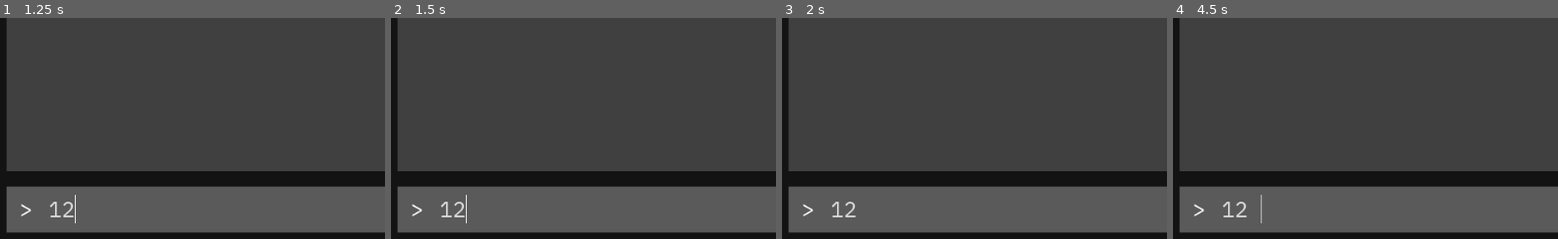
Above: before the commit, frames 1-4 (left to right).
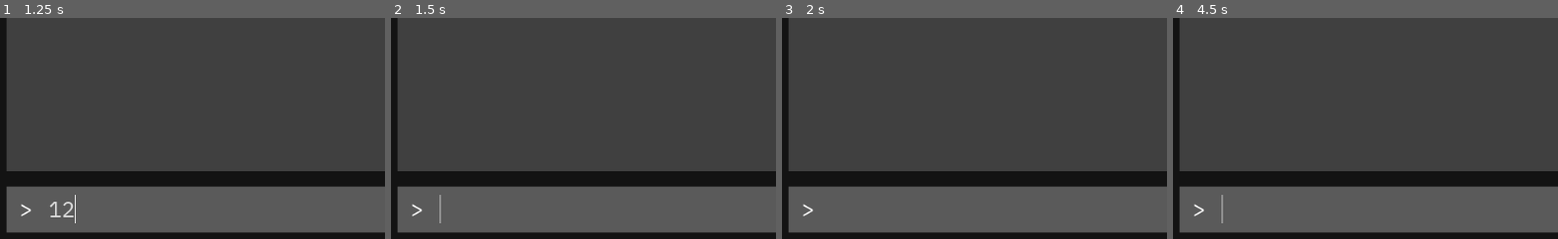
Above: after the commit, the same moments.

Repository: jgrimes10/text-adventure-tutorial
Game: Godot game, scene res://Game.tscn
The game is run twice, just before and just after one commit, with the same random seed, the same clock (stepped at 60 frames per second) and the same inputs.
Inputs (mouse positions are % of the whole screen's width and height, from its top left):
- Up to frame 1 (1.25 s): click (53, 93) at 0.52 s; type "12" at 0.6 s
- Up to frame 2 (1.5 s): tap Enter at 1.25 s
- Up to frame 3 (2 s): no input
- Up to frame 4 (4.5 s): tap Space at 3.5 s; tap Enter at 4.25 s
The pictures show only the part of the screen within x 0-50%, y 50-100%; the shares and areas given below are measured in that part.

Frame 1 is identical in both runs. In frame 2, 0.3% of the frame differs, in the area x 12-20%, y 80-93%; in frame 3, 0.2%; in frame 4, 0.3%.

Commit message:
Add ability to enter text and fire event with what was entered. Clear the input field when text is entered

Diff:
--- /dev/null
+++ b/Game.gd
@@ -0,0 +1,5 @@
+extends Control
+
+
+func _on_Input_text_entered(new_text: String) -> void:
+	print(new_text)
--- a/Game.tscn
+++ b/Game.tscn
@@ -1,7 +1,8 @@
-[gd_scene load_steps=8 format=2]
+[gd_scene load_steps=9 format=2]
 
 [ext_resource path="res://Input.gd" type="Script" id=1]
 [ext_resource path="res://fonts/font_resources/plex_mono_28.tres" type="DynamicFont" id=2]
+[ext_resource path="res://Game.gd" type="Script" id=3]
 
 [sub_resource type="StyleBoxFlat" id=1]
 bg_color = Color( 0.0784314, 0.0784314, 0.0784314, 1 )
@@ -19,6 +20,10 @@
 [node name="Game" type="Control"]
 anchor_right = 1.0
 anchor_bottom = 1.0
+script = ExtResource( 3 )
+__meta__ = {
+"_edit_use_anchors_": false
+}
 
 [node name="Background" type="PanelContainer" parent="."]
 anchor_right = 1.0
@@ -78,3 +83,5 @@
 max_length = 48
 caret_blink = true
 script = ExtResource( 1 )
+[connection signal="text_entered" from="Background/MarginContainer/Rows/InputArea/HBoxContainer/Input" to="Background/MarginContainer/Rows/InputArea/HBoxContainer/Input" method="_on_Input_text_entered"]
+[connection signal="text_entered" from="Background/MarginContainer/Rows/InputArea/HBoxContainer/Input" to="." method="_on_Input_text_entered"]
--- a/Input.gd
+++ b/Input.gd
@@ -8,6 +8,9 @@
 	grab_focus()
 
 
-# Called every frame. 'delta' is the elapsed time since the previous frame.
-#func _process(delta: float) -> void:
-#	pass
+func _on_Input_text_entered(new_text: String) -> void:
+	# TODO: If desired, in the future, store the previous commands and
+	# allow the player to cycle through them for quick inputs
+
+	# When the user presses enter, clear the input field
+	clear()
